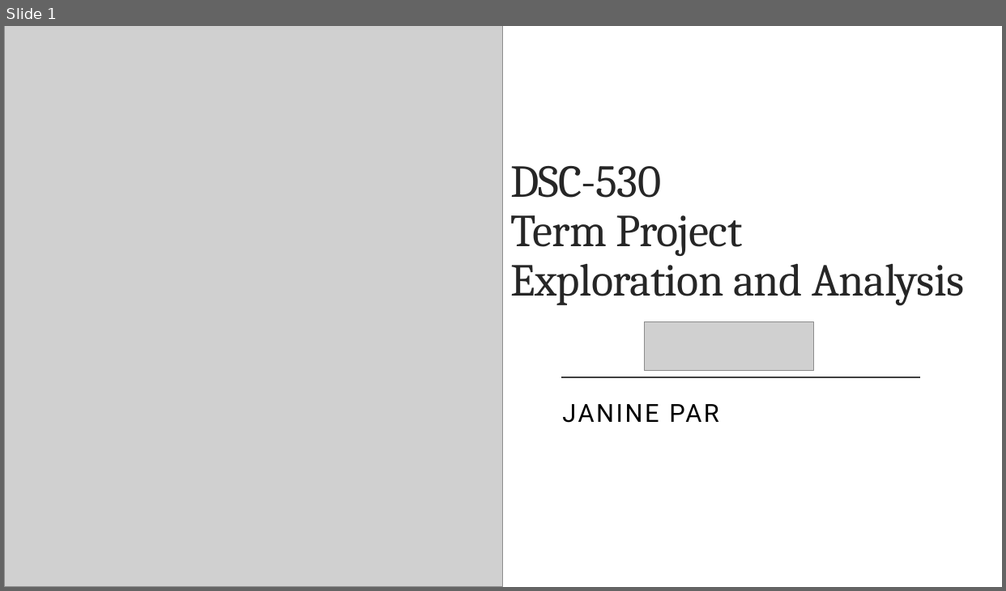
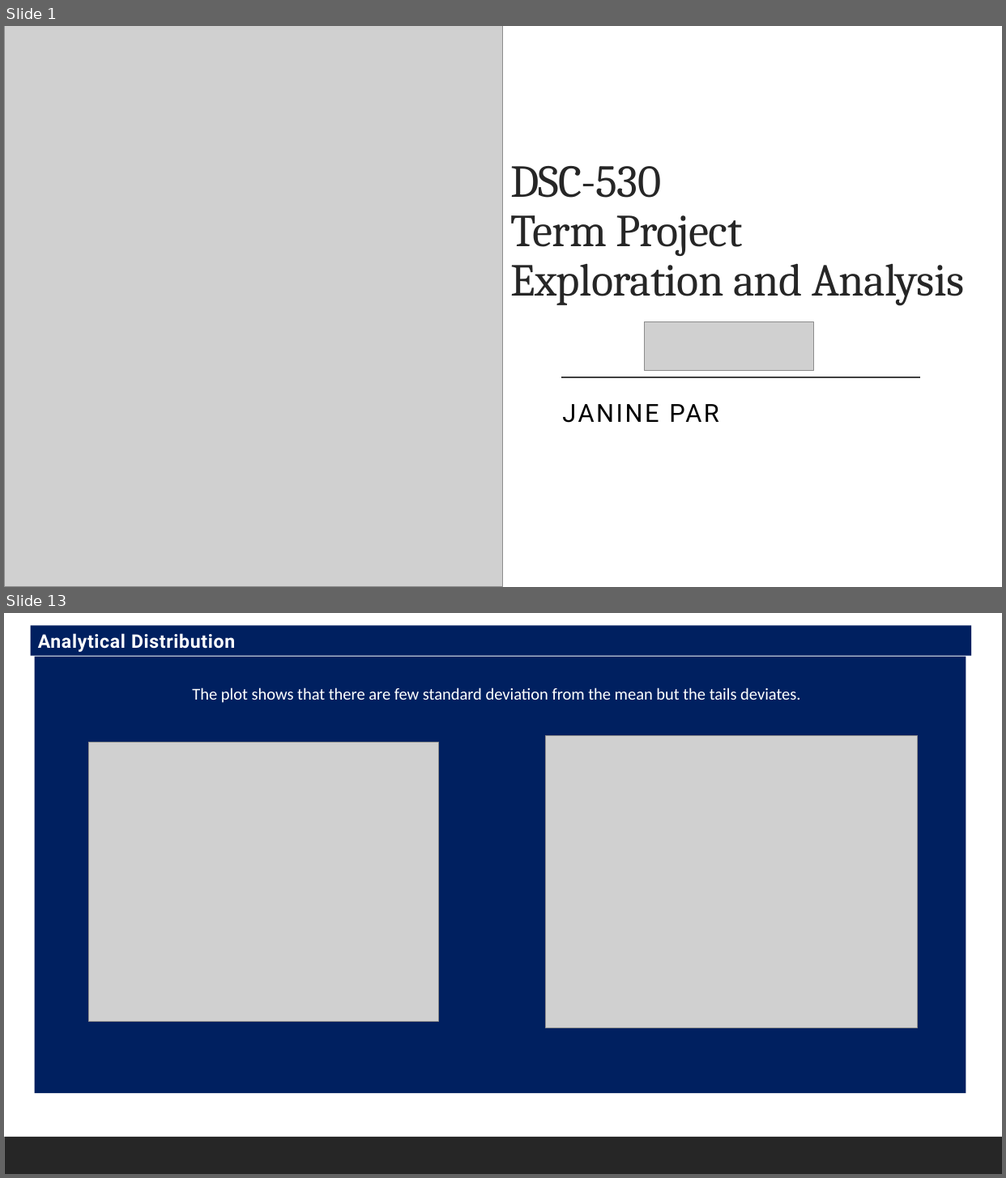
Before and after one commit to Tutay0913JP/DSC530, a slide deck: ParJanineDSC530-T303Week12_YelpDataset.pptx. Shown one above the other, each under a label of ours: slide 1 before the commit, slides 1 and 13 after it; the slides between them are not shown. The pictures are 1006x591 and 1006x1178 pixels, drawn with LibreOffice and Linux fonts; fonts in the diff are those of the drawing; grey boxes stand for pictures. Boxes give left, top, right and bottom in pixels: in the first picture for what was removed or moved away, otherwise in the second. Text is boxed around its words. In the diff, an @@ line names an element or a change of style, - is before the commit and + after.

```diff
--- a/ParJanineDSC530-T303Week12_YelpDataset.pptx
+++ b/ParJanineDSC530-T303Week12_YelpDataset.pptx
@@ slide 13 added at (x1=4, y1=613, x2=1002, y2=1174), background #FFFFFF; not listed: 1 template element that a slide beside it also shows @@
@@ rectangle added at (x1=30, y1=626, x2=971, y2=656), fill #002060, 18 pt, text #FFFFFF, bold @@
+Analytical Distribution
@@ rectangle added at (x1=35, y1=657, x2=966, y2=1093), fill #002060 @@
@@ text added at (x1=192, y1=688, x2=800, y2=703), 16 pt, text #FFFFFF @@
+The plot shows that there are few standard deviation from the mean but the tails deviates.
@@ picture added at (x1=88, y1=742, x2=439, y2=1022) @@
@@ picture added at (x1=545, y1=736, x2=918, y2=1028) @@
```
Also in this commit, not shown: 3 slides changed, 12 other slides added, 9 slides removed.
